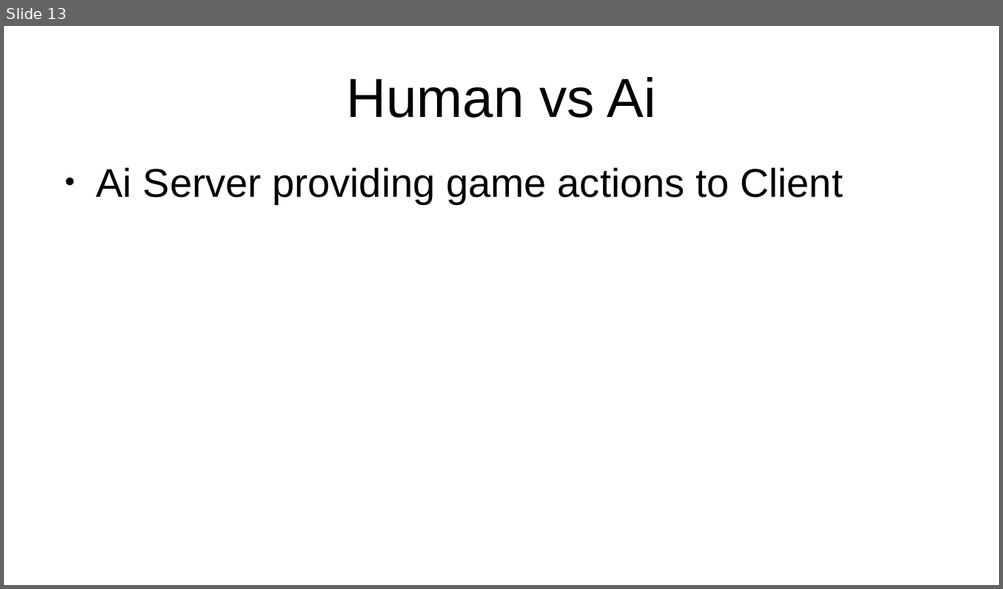
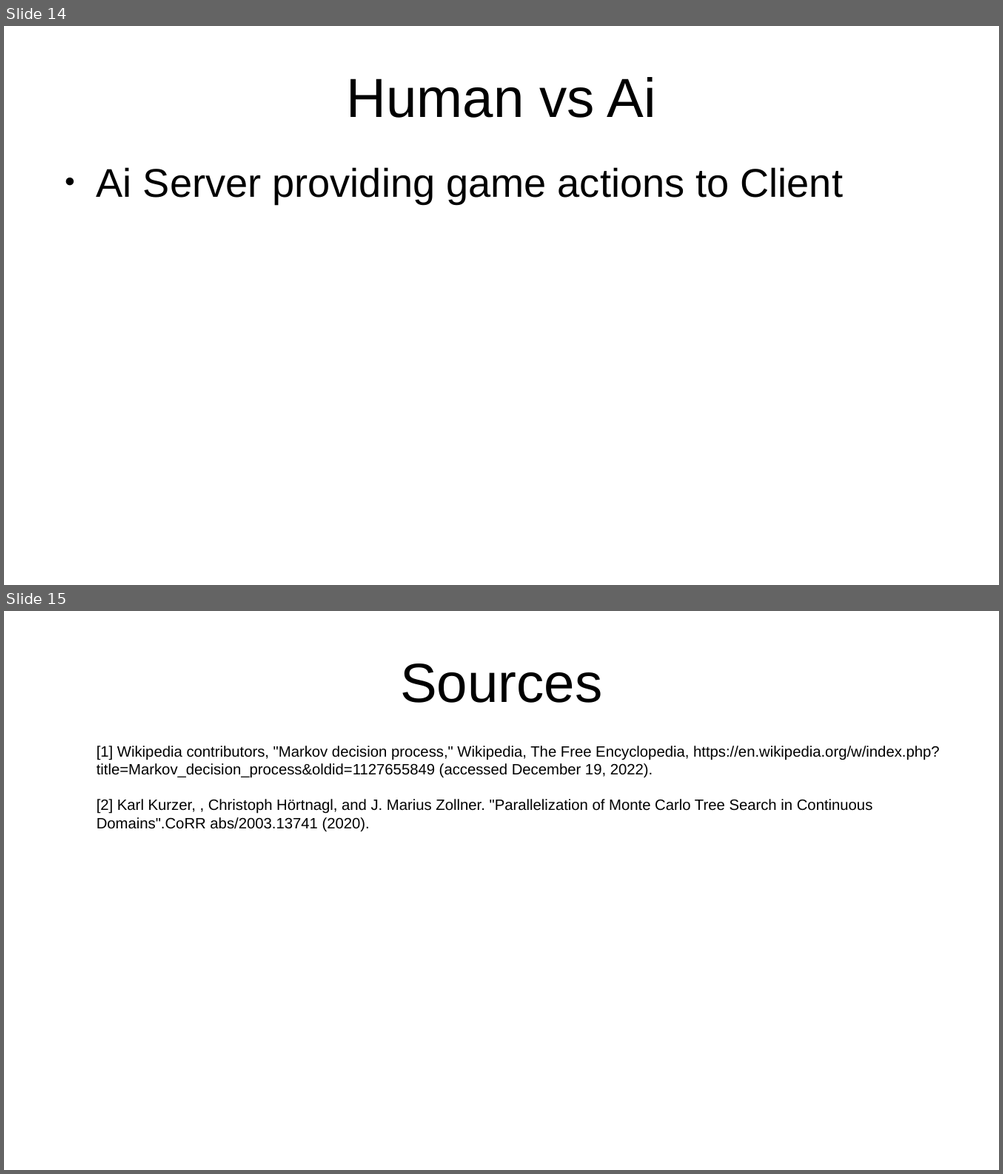
Before and after one commit to JulianWww/MaturArbeitAlphaZero, a slide deck: presentation/presentation.odp. Shown one above the other, each under a label of ours: slide 13 before the commit, slides 14 and 15 after it. The pictures are 1003x589 and 1003x1174 pixels, drawn with LibreOffice and Linux fonts; fonts in the diff are those of the drawing. Boxes give left, top, right and bottom in pixels: in the first picture for what was removed or moved away, otherwise in the second. Text is boxed around its words. In the diff, an @@ line names an element or a change of style, - is before the commit and + after.

```diff
--- a/presentation/presentation.odp
+++ b/presentation/presentation.odp
@@ slide 15 added at (x1=4, y1=611, x2=999, y2=1170), background #FFFFFF @@
@@ title added at (x1=400, y1=664, x2=602, y2=703), 44 pt, text #000000 @@
+Sources
@@ text added at (x1=96, y1=746, x2=939, y2=832), 12 pt, text #000000 @@
+[1] Wikipedia contributors, "Markov decision process," Wikipedia, The Free Encyclopedia, https://en.wikipedia.org/w/index.php?title=Markov_decision_process&oldid=1127655849 (accessed December 19, 2022).
+[2] Karl Kurzer, , Christoph Hörtnagl, and J. Marius Zollner. "Parallelization of Monte Carlo Tree Search in Continuous Domains".CoRR abs/2003.13741 (2020).
@@ what was slide 13 is now slide 14 @@
```
Also in this commit, not shown: 1 slide changed, 1 other slide added, 2 other files.
